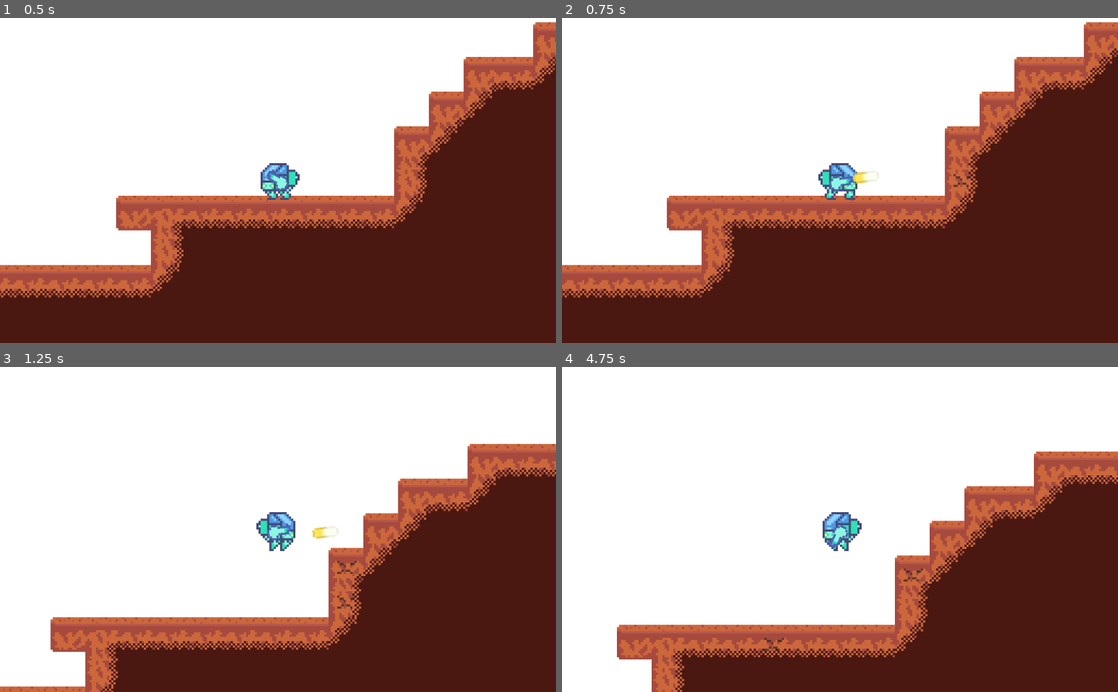
Above: before the commit, frames 1-4 (two rows, left to right).
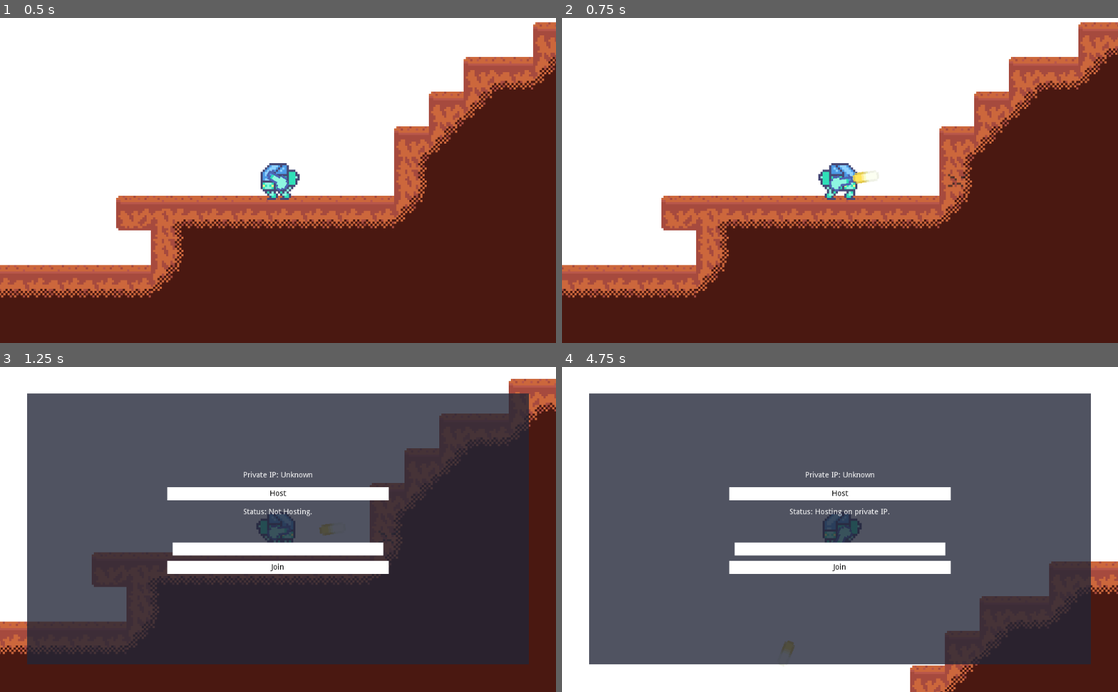
Above: after the commit, the same moments.

Repository: MichaelRRyan/Mecha-Miners
Game: Godot game, scene res://scenes/Gameplay.tscn
Two runs of this game, one before a commit and one after it. Both use one fixed random seed, a clock stepped at 60 frames per second and the inputs below.
Inputs (mouse positions are in pixels of both pictures, inside the frame that each line leads up to):
- Up to frame 1 (0.5 s): no input
- Up to frame 2 (0.75 s): tap Enter at 0.5 s; move the mouse to (962, 164) at 0.52 s; press the mouse at (962, 164) at 0.53 s; hold D (move_right) from 0.53 s (still down)
- Up to frame 3 (1.25 s): keep holding D (move_right); tap W (jump) at 0.77, 1.07 s; tap H (toggle_network_panel, bound only after the commit) at 0.8 s
- Up to frame 4 (4.75 s): release D (move_right) at 1.25 s; release the mouse at (962, 513) at 1.25 s; click (840, 493) at 1.25 s, where only the run after the commit has a clickable "Host"; click (840, 568) at 2 s, where only the run after the commit has a clickable "Join"; move the mouse to (728, 545) at 2.77 s; hold D (move_right) 2.78-3.53 s; tap H (toggle_network_panel, bound only after the commit) at 2.85, 4.55 s; tap W (jump) at 3.02, 3.05, 3.32, 4.52 s; move the mouse to (895, 458) at 3.52 s; hold A (move_left) 3.53-4.28 s; hold W (jump) 3.53-4.28 s; click (895, 458) at 3.8 s; move the mouse to (812, 594) at 4.27 s; hold D (move_right) from 4.28 s (still down); click (812, 594) at 4.35 s

Frame 1 is identical in both runs. In frame 2, 6.1% of the frame differs, in the area x 0-100%, y 1-87%; in frame 3, 75%; in frame 4, 78%, in the area x 4-100%, y 8-100%.
Error after the commit: Invalid call. Nonexistent function 'close_server' in base 'Node (Network.gd)'. (res://scripts/NetworkPanel.gd:47)

Commit message:
Added Basic LAN Multiplayer
* Added basic server code & UI for hosting & joining

* Modified server code and added method dividers to all files

* fixed minor issue

* Made the game create player instances for each connected player

* Added player movement syncing with networked players

* Added a missing assignment

* Fixed a negation issue

* Removed unnecessary function call and method

* Added syncing for animations and sprite flip

* Added gun rotation and position syncing across multiplayer

* Added a bullet manager and bullet syncing

Diff:
--- /dev/null
+++ b/Resources/StyleBoxes/StandardButton.tres
@@ -0,0 +1,8 @@
+[gd_resource type="StyleBoxFlat" format=2]
+
+[resource]
+bg_color = Color( 1, 1, 1, 1 )
+expand_margin_left = 10.0
+expand_margin_right = 10.0
+expand_margin_top = 5.0
+expand_margin_bottom = 5.0
--- a/project.godot
+++ b/project.godot
@@ -14,6 +14,10 @@
 config/description="Descend into the depths of volatile planets to claim the crypto treasures of its core before it explodes!"
 run/main_scene="res://scenes/Gameplay.tscn"
 config/icon="res://assets/images/icon.png"
+
+[autoload]
+
+Network="*res://scripts/Network.gd"
 
 [input]
 
@@ -37,6 +41,11 @@
 "events": [ Object(InputEventMouseButton,"resource_local_to_scene":false,"resource_name":"","device":-1,"alt":false,"sh …(213 unchanged characters)…
  ]
 }
+toggle_network_panel={
+"deadzone": 0.5,
+"events": [ Object(InputEventKey,"resource_local_to_scene":false,"resource_name":"","device":0,"alt":false,"shift":false,"control":false,"meta":false,"command":false,"pressed":false,"scancode":72,"unicode":0,"echo":false,"script":null)
+ ]
+}
 
 [physics]
 
--- /dev/null
+++ b/scenes/GUIManager.tscn
@@ -0,0 +1,107 @@
+[gd_scene load_steps=5 format=2]
+
+[ext_resource path="res://Resources/StyleBoxes/StandardButton.tres" type="StyleBox" id=1]
+[ext_resource path="res://scripts/NetworkPanel.gd" type="Script" id=2]
+
+[sub_resource type="StyleBoxFlat" id=1]
+bg_color = Color( 0.384314, 0.384314, 0.384314, 1 )
+expand_margin_left = 10.0
+expand_margin_right = 10.0
+expand_margin_top = 5.0
+expand_margin_bottom = 5.0
+
+[sub_resource type="StyleBoxFlat" id=2]
+bg_color = Color( 1, 1, 1, 1 )
+expand_margin_top = 5.0
+expand_margin_bottom = 5.0
+
+[node name="GUIManager" type="CanvasLayer"]
+pause_mode = 2
+
+[node name="NetworkPanel" type="ColorRect" parent="."]
+visible = false
+anchor_right = 1.0
+anchor_bottom = 1.0
+margin_left = 50.0
+margin_top = 49.2509
+margin_right = -50.0
+margin_bottom = -50.7491
+color = Color( 0.129412, 0.145098, 0.211765, 0.784314 )
+script = ExtResource( 2 )
+__meta__ = {
+"_edit_use_anchors_": false
+}
+
+[node name="Content" type="VBoxContainer" parent="NetworkPanel"]
+anchor_left = 0.5
+anchor_right = 0.5
+anchor_bottom = 1.0
+margin_left = -194.0
+margin_top = 144.0
+margin_right = 194.0
+margin_bottom = -120.0
+custom_constants/separation = 20
+__meta__ = {
+"_edit_use_anchors_": false
+}
+
+[node name="IPLabel" type="Label" parent="NetworkPanel/Content"]
+margin_right = 388.0
+margin_bottom = 14.0
+text = "Private IP: 127.0.0.1"
+align = 1
+
+[node name="HostButton" type="Button" parent="NetworkPanel/Content"]
+margin_top = 34.0
+margin_right = 388.0
+margin_bottom = 48.0
+custom_styles/hover = ExtResource( 1 )
+custom_styles/pressed = ExtResource( 1 )
+custom_styles/focus = ExtResource( 1 )
+custom_styles/disabled = SubResource( 1 )
+custom_styles/normal = ExtResource( 1 )
+custom_colors/font_color = Color( 0, 0, 0, 1 )
+text = "Host"
+
+[node name="HostingStatus" type="Label" parent="NetworkPanel/Content"]
+margin_top = 68.0
+margin_right = 388.0
+margin_bottom = 82.0
+text = "Status: Not Hosting."
+align = 1
+
+[node name="Spacing" type="Label" parent="NetworkPanel/Content"]
+margin_top = 102.0
+margin_right = 388.0
+margin_bottom = 116.0
+
+[node name="IPInput" type="LineEdit" parent="NetworkPanel/Content"]
+margin_top = 136.0
+margin_right = 388.0
+margin_bottom = 150.0
+custom_styles/normal = SubResource( 2 )
+custom_colors/font_color = Color( 0, 0, 0, 1 )
+align = 1
+
+[node name="JoinButton" type="Button" parent="NetworkPanel/Content"]
+margin_top = 170.0
+margin_right = 388.0
+margin_bottom = 184.0
+custom_styles/hover = ExtResource( 1 )
+custom_styles/pressed = ExtResource( 1 )
+custom_styles/focus = ExtResource( 1 )
+custom_styles/normal = ExtResource( 1 )
+custom_colors/font_color = Color( 0, 0, 0, 1 )
+text = "Join"
+
+[node name="InvalidIP" type="Label" parent="NetworkPanel/Content"]
+visible = false
+margin_top = 204.0
+margin_right = 388.0
+margin_bottom = 218.0
+custom_colors/font_color = Color( 1, 0.372549, 0.372549, 1 )
+text = "The entered IP is not valid."
+align = 1
+
+[connection signal="pressed" from="NetworkPanel/Content/HostButton" to="NetworkPanel" method="_on_HostButton_pressed"]
+[connection signal="pressed" from="NetworkPanel/Content/JoinButton" to="NetworkPanel" method="_on_JoinButton_pressed"]
--- a/scenes/Gameplay.tscn
+++ b/scenes/Gameplay.tscn
@@ -1,22 +1,29 @@
-[gd_scene load_steps=3 format=2]
+[gd_scene load_steps=6 format=2]
 
 [ext_resource path="res://scenes/Player.tscn" type="PackedScene" id=1]
 [ext_resource path="res://scenes/Terrain.tscn" type="PackedScene" id=2]
+[ext_resource path="res://scenes/GUIManager.tscn" type="PackedScene" id=3]
+[ext_resource path="res://scripts/BulletManager.gd" type="Script" id=4]
+[ext_resource path="res://scripts/Gameplay.gd" type="Script" id=5]
 
 [node name="Gameplay" type="Node2D"]
+script = ExtResource( 5 )
 
 [node name="Terrain" parent="." instance=ExtResource( 2 )]
 
-[node name="Player" parent="." instance=ExtResource( 1 )]
+[node name="Players" type="Node2D" parent="."]
+
+[node name="Player" parent="Players" instance=ExtResource( 1 )]
 position = Vector2( 90.4262, 116.708 )
-horizontal_movement/time_to_max_speed = 0.2
-horizontal_movement/time_to_full_stop = 0.2
 
-[node name="Camera2D" type="Camera2D" parent="Player"]
+[node name="Camera2D" type="Camera2D" parent="Players/Player"]
 scale = Vector2( 2, 2 )
 current = true
 zoom = Vector2( 0.25, 0.25 )
 
-[node name="BulletContainer" type="Node2D" parent="." groups=[
-"bullet_container",
+[node name="BulletManager" type="Node2D" parent="." groups=[
+"bullet_manager",
 ]]
+script = ExtResource( 4 )
+
+[node name="GUIManager" parent="." instance=ExtResource( 3 )]
--- a/scenes/Player.tscn
+++ b/scenes/Player.tscn
@@ -14,39 +14,39 @@
 
 [sub_resource type="AtlasTexture" id=3]
 atlas = ExtResource( 1 )
-region = Rect2( 64, 64, 32, 32 )
+region = Rect2( 0, 96, 32, 32 )
 
 [sub_resource type="AtlasTexture" id=4]
 atlas = ExtResource( 1 )
-region = Rect2( 64, 96, 32, 32 )
+region = Rect2( 32, 96, 32, 32 )
 
 [sub_resource type="AtlasTexture" id=5]
 atlas = ExtResource( 1 )
-region = Rect2( 32, 96, 32, 32 )
+region = Rect2( 64, 96, 32, 32 )
 
 [sub_resource type="AtlasTexture" id=6]
 atlas = ExtResource( 1 )
-region = Rect2( 0, 96, 32, 32 )
+region = Rect2( 96, 96, 32, 32 )
 
 [sub_resource type="AtlasTexture" id=7]
 atlas = ExtResource( 1 )
-region = Rect2( 96, 96, 32, 32 )
+region = Rect2( 64, 96, 32, 32 )
 
 [sub_resource type="AtlasTexture" id=8]
 atlas = ExtResource( 1 )
-region = Rect2( 0, 96, 32, 32 )
+region = Rect2( 32, 96, 32, 32 )
 
 [sub_resource type="AtlasTexture" id=9]
 atlas = ExtResource( 1 )
-region = Rect2( 32, 96, 32, 32 )
+region = Rect2( 0, 96, 32, 32 )
 
 [sub_resource type="AtlasTexture" id=10]
 atlas = ExtResource( 1 )
-region = Rect2( 64, 96, 32, 32 )
+region = Rect2( 96, 96, 32, 32 )
 
 [sub_resource type="AtlasTexture" id=11]
 atlas = ExtResource( 1 )
-region = Rect2( 96, 96, 32, 32 )
+region = Rect2( 64, 64, 32, 32 )
 
 [sub_resource type="SpriteFrames" id=12]
 animations = [ {
@@ -55,20 +55,20 @@
 "name": "idle",
 "speed": 5.0
 }, {
-"frames": [ SubResource( 3 ) ],
+"frames": [ SubResource( 3 ), SubResource( 4 ), SubResource( 5 ), SubResource( 6 ) ],
 "loop": true,
-"name": "jump",
-"speed": 5.0
+"name": "walk",
+"speed": 10.0
 }, {
-"frames": [ SubResource( 4 ), SubResource( 5 ), SubResource( 6 ), SubResource( 7 ) ],
+"frames": [ SubResource( 7 ), SubResource( 8 ), SubResource( 9 ), SubResource( 10 ) ],
 "loop": true,
 "name": "walk_reversed",
 "speed": 10.0
 }, {
-"frames": [ SubResource( 8 ), SubResource( 9 ), SubResource( 10 ), SubResource( 11 ) ],
+"frames": [ SubResource( 11 ) ],
 "loop": true,
-"name": "walk",
-"speed": 10.0
+"name": "jump",
+"speed": 5.0
 } ]
 
 [node name="Player" type="KinematicBody2D"]
--- a/scripts/Bullet.gd
+++ b/scripts/Bullet.gd
@@ -7,11 +7,13 @@
 var start_position = Vector2.ZERO
 
 
+# -----------------------------------------------------------------------------
 func _ready():
 	velocity = Vector2(cos(rotation), sin(rotation)) * speed
 	start_position = position
 
 
+# -----------------------------------------------------------------------------
 func _physics_process(_delta):
 	var _result = move_and_slide(velocity)
 
@@ -43,3 +45,6 @@
 
 	if (start_position - position).length_squared() > max_distance * max_distance:
 		queue_free()
+
+
+# -----------------------------------------------------------------------------
--- /dev/null
+++ b/scripts/BulletManager.gd
@@ -0,0 +1,28 @@
+extends Node2D
+
+onready var BulletScene = preload("res://scenes/Bullet.tscn")
+
+var number_of_local_bullets = 0
+
+
+# -----------------------------------------------------------------------------
+remote func create_bullet(_position, _rotation, _z_index, bullet_name = null):
+	var bullet = BulletScene.instance()
+
+	bullet.position = _position
+	bullet.rotation = _rotation
+	bullet.z_index = _z_index
+
+	if Network.is_online:
+		if not bullet_name:
+			var id = get_tree().get_network_unique_id()
+			bullet_name = str(id) + str(number_of_local_bullets)
+			rpc("create_bullet", _position, _rotation, _z_index, bullet_name)
+
+		bullet.set_name(bullet_name)
+		bullet.set_network_master(Network.SERVER_ID)
+
+	add_child(bullet)
+
+
+# -----------------------------------------------------------------------------
--- /dev/null
+++ b/scripts/Gameplay.gd
@@ -0,0 +1,52 @@
+extends Node2D
+
+onready var PlayerScene = preload("res://scenes/Player.tscn")
+
+
+# -----------------------------------------------------------------------------
+func _ready():
+	Network.connect("player_connected", self, "_on_player_connected")
+	Network.connect("player_disconnected", self, "_on_player_disconnected")
+	Network.connect("connection_succeeded", self, "_on_connection_succeeded")
+	Network.connect("server_opened", self, "_on_server_opened")
+
+
+# -----------------------------------------------------------------------------
+func _on_player_connected(peer_id):
+	create_player(peer_id)
+
+
+# -----------------------------------------------------------------------------
+func _on_player_disconnected(peer_id):
+	var player = $Players.get_node(str(peer_id))
+	if player: player.queue_free()
+
+
+# -----------------------------------------------------------------------------
+func _on_connection_succeeded():
+	setup_player_for_network()
+
+
+# -----------------------------------------------------------------------------
+func _on_server_opened():
+	setup_player_for_network()
+
+
+# -----------------------------------------------------------------------------
+func setup_player_for_network():
+	var player = $Players.get_node("Player")
+	if player:
+		var id = get_tree().get_network_unique_id()
+		player.set_name(str(id))
+		player.set_network_master(id)
+
+
+# -----------------------------------------------------------------------------
+func create_player(peer_id):
+	var player = PlayerScene.instance()
+	player.set_name(str(peer_id))
+	player.set_network_master(peer_id)
+	$Players.add_child(player)
+
+
+# -----------------------------------------------------------------------------
--- a/scripts/Gun.gd
+++ b/scripts/Gun.gd
@@ -1,26 +1,27 @@
 extends Sprite
 
-onready var BulletScene = preload("res://scenes/Bullet.tscn")
-
 export var cooldown = 0.15
-var bullet_container = null
+var bullet_manager = null
 
 
+# -----------------------------------------------------------------------------
 func _ready():
-	var containers = get_tree().get_nodes_in_group("bullet_container")
-	if containers and not containers.empty():
-		bullet_container = containers[0]
+	var managers = get_tree().get_nodes_in_group("bullet_manager")
+	if managers and not managers.empty():
+		bullet_manager = managers[0]
 
 
+# -----------------------------------------------------------------------------
 func shoot():
-	# If there's a reference to a bullet container and cooldown has expired.
-	if bullet_container and $CooldownTimer.is_stopped():
+	# If there's a reference to a bullet manager and cooldown has expired.
+	if bullet_manager and $CooldownTimer.is_stopped():
 
-		var bullet = BulletScene.instance()
+		bullet_manager.create_bullet(
+			$Tip.global_position,
+			$Tip.global_rotation,
+			z_index - 1)
 
-		bullet.rotation = $Tip.global_rotation
-		bullet.position = $Tip.global_position
-		bullet.z_index = z_index - 1
+		$CooldownTimer.start(cooldown)
 
-		bullet_container.add_child(bullet)
-		$CooldownTimer.start(cooldown)
+
+# -----------------------------------------------------------------------------
--- a/scripts/Jetpack.gd
+++ b/scripts/Jetpack.gd
@@ -7,16 +7,19 @@
 var flying_last_frame = false
 
 
+# -----------------------------------------------------------------------------
 func _ready():
 	# Tries to the equip the jetpack to the parent.
 	equip(get_parent())
 
 
+# -----------------------------------------------------------------------------
 func _physics_process(_delta):
 	flying_last_frame = flying
 	flying = false
 
 
+# -----------------------------------------------------------------------------
 func equip(equiper : Node2D):
 	# Sets the equiper as the jetpack holder if it has the necessary method.
 	if equiper and equiper.has_method("accelerate"):
@@ -24,11 +27,16 @@
 		process_priority = equiper.process_priority - 1
 
 
+# -----------------------------------------------------------------------------
 func activate(delta):
 	if holder:
 		holder.accelerate(Vector2(0.0, -acceleration * delta))
 		flying = true
 
 
+# -----------------------------------------------------------------------------
 func is_flying():
 	return flying or flying_last_frame
+
+
+# -----------------------------------------------------------------------------
--- /dev/null
+++ b/scripts/Network.gd
@@ -0,0 +1,97 @@
+extends Node
+
+signal player_connected(peer_id)
+signal player_disconnected(peer_id)
+signal connection_succeeded
+signal server_opened
+
+
+const SERVER_ID = 1
+
+enum State {
+	Offline,
+	Connecting,
+	Connected,
+	Hosting
+}
+
+var state = State.Offline
+
+var network = NetworkedMultiplayerENet.new()
+var port = 1909
+var max_players = 50
+var is_online = false # Stored as an alternative to state for quick checks.
+
+
+# -----------------------------------------------------------------------------
+func _ready():
+	network.connect("peer_connected", self, "_peer_connected")
+	network.connect("peer_disconnected", self, "_peer_disconnected")
+	network.connect("connection_succeeded", self, "_on_connection_succeeded")
+	network.connect("connection_failed", self, "_on_connection_failed")
+
+
+# -----------------------------------------------------------------------------
+
+# =========================== HOST FUNCTIONALITY ============================
+
+# -----------------------------------------------------------------------------
+func start_server():
+	if state == State.Offline:
+		network.create_server(port, max_players)
+		get_tree().set_network_peer(network)
+		state = State.Hosting
+		emit_signal("server_opened")
+		print("Server Started")
+		is_online = true
+
+
+# -----------------------------------------------------------------------------
+func close_connection():
+	if state == State.Hosting or state == State.Connected:
+		network.close_connection()
+		state = State.Offline
+		is_online = false
+
+
+# -----------------------------------------------------------------------------
+func _peer_connected(peer_id):
+	# TODO: Create player instance.
+	emit_signal("player_connected", peer_id)
+	print("Peer " + str(peer_id) + " Connected")
+
+
+# -----------------------------------------------------------------------------
+func _peer_disconnected(peer_id):
+	# TODO: Remove player instance.
+	emit_signal("player_disconnected", peer_id)
+	print("Peer " + str(peer_id) + " Disconnected")
+
+
+# -----------------------------------------------------------------------------
+
+# =========================== CLIENT FUNCTIONALITY ============================
+
+# -----------------------------------------------------------------------------
+func connect_to_server(ip : String):
+	if state == State.Offline:
+		network.create_client(ip, port)
+		get_tree().set_network_peer(network)
+		state = State.Connecting
+
+
+# -----------------------------------------------------------------------------
+func _on_connection_succeeded():
+	state = State.Connected
+	emit_signal("connection_succeeded")
+	print("Succesfully Connected")
+	is_online = true
+
+
+# -----------------------------------------------------------------------------
+func _on_connection_failed():
+	state = State.Offline
+	print("Failed to Connect")
+
+
+# -----------------------------------------------------------------------------
--- /dev/null
+++ b/scripts/NetworkPanel.gd
@@ -0,0 +1,55 @@
+extends ColorRect
+
+
+# -----------------------------------------------------------------------------
+func _ready():
+	var ip_adress : String = "Unknown"
+
+	if OS.has_feature("Windows"):
+		if OS.has_environment("COMPUTERNAME"):
+			ip_adress =  IP.resolve_hostname(str(OS.get_environment("COMPUTERNAME")),1)
+	elif OS.has_feature("X11"):
+		if OS.has_environment("HOSTNAME"):
+			ip_adress =  IP.resolve_hostname(str(OS.get_environment("HOSTNAME")),1)
+	elif OS.has_feature("OSX"):
+		if OS.has_environment("HOSTNAME"):
+			ip_adress =  IP.resolve_hostname(str(OS.get_environment("HOSTNAME")),1)
+
+	$Content/IPLabel.text = "Private IP: " + ip_adress
+
+
+# -----------------------------------------------------------------------------
+func _input(event):
+	if event is InputEventKey:
+		if event.is_action_pressed("toggle_network_panel"):
+			visible = !visible
+			get_tree().paused = visible
+
+
+# -----------------------------------------------------------------------------
+func _on_HostButton_pressed():
+	# If we're already hosting, do nothing.
+	if Network.state == Network.State.Hosting: return
+
+	# If we're not offline, close the connection first.
+	if Network.state != Network.State.Offline:
+		Network.close_connection()
+
+	Network.start_server()
+	$Content/HostingStatus.text = "Status: Hosting on private IP."
+
+
+# -----------------------------------------------------------------------------
+func _on_JoinButton_pressed():
+	if Network.state == Network.State.Connecting: return
+
+	if Network.state != Network.State.Offline:
+		Network.close_server()
+
+	if $Content/IPInput.text.is_valid_ip_address():
+		Network.connect_to_server($Content/IPInput.text)
+	else:
+		$Content/InvalidIP.show()
+
+
+# -----------------------------------------------------------------------------
--- a/scripts/Player.gd
+++ b/scripts/Player.gd
@@ -15,6 +15,22 @@
 var jump_speed = 0.0
 var gravity_acceleration = 0.0
 var velocity = Vector2.ZERO
+
+var animation_id = 0
+
+enum AnimationName {
+	Idle = 0,
+	Jump = 1,
+	Walk = 2,
+	WalkReversed = 3
+}
+
+var animation_names = [
+	"idle",
+	"jump",
+	"walk",
+	"walk_reversed"
+]
 
 # -- Param Map --
 var params = {
@@ -27,6 +43,7 @@
 
 
 # -- Handle Public Properties --
+# -----------------------------------------------------------------------------
 func _set(property, value):
 	if params.has(property):
 		params[property] = value
@@ -50,11 +67,13 @@
 		return true
 
 
+# -----------------------------------------------------------------------------
 func _get(property):
 	if params.has(property):
 		return params[property]
 
 
+# -----------------------------------------------------------------------------
 func _get_property_list():
 	return [
 		{ name = "horizontal_movement/max_speed", type = TYPE_REAL },
@@ -65,10 +84,16 @@
 	]
 
 
+# -----------------------------------------------------------------------------
 func _physics_process(delta):
+	# Don't process if in the editor.
 	if Engine.editor_hint:
 		return
 
+	# Don't process if online and not the network master, is updated instead.
+	if Network.is_online and not is_network_master():
+		return
+
 	__handle_vertical_movement(delta)
 	__handle_horizontal_movement(delta)
 
@@ -78,8 +103,10 @@
 	velocity = move_and_slide(velocity, Vector2.UP)
 
 	__handle_interacton()
-
-
+	__handle_network_syncing()
+
+
+# -----------------------------------------------------------------------------
 func __handle_vertical_movement(delta):
 
 	# Add the gravity acceleration to velocity.
@@ -99,6 +126,7 @@
 		$Jetpack.activate(delta)
 
 
+# -----------------------------------------------------------------------------
 func __handle_horizontal_movement(delta):
 
 	# Get the horizontal input.
@@ -112,9 +140,9 @@
 
 		# Play the appropriate no movement animation.
 		if is_on_floor():
-			$AnimatedSprite.play("idle")
+			__set_animation(AnimationName.Idle)
 		else:
-			$AnimatedSprite.play("jump")
+			__set_animation(AnimationName.Jump)
 
 	# If there is input.
 	else:
@@ -127,34 +155,70 @@
 			var reversed = sign(dir_to_mouse) != sign(direction)
 
 			if reversed:
-				$AnimatedSprite.play("walk_reversed")
+				__set_animation(AnimationName.WalkReversed)
 			else:
-				$AnimatedSprite.play("walk")
+				__set_animation(AnimationName.Walk)
 		else:
-			$AnimatedSprite.play("jump")
+			__set_animation(AnimationName.Jump)
 
 	# Clamps the horizontal movement to the max speed.
 	if abs(velocity.x) > max_speed:
 		velocity.x = max_speed * sign(velocity.x)
 
 
+# -----------------------------------------------------------------------------
 func __handle_sprite_flip():
 	var dir_to_mouse = get_global_mouse_position().x - global_position.x
 	$AnimatedSprite.flip_h = dir_to_mouse < 0.0
 
 
+# -----------------------------------------------------------------------------
 func __handle_interacton():
 	var direction_to_mouse = (get_global_mouse_position() - position).normalized()
 	var angle = atan2(direction_to_mouse.y, direction_to_mouse.x)
 
 	var flip = direction_to_mouse.x < 0.0
-	$Gun.scale.x = sign(direction_to_mouse.x)
-	$Gun.position.x = abs($Gun.position.x) * -sign(direction_to_mouse.x)
+	var dir_sign = sign(direction_to_mouse.x)
+	if dir_sign == 0: dir_sign = 1
+	$Gun.scale.x = dir_sign
+	$Gun.position.x = abs($Gun.position.x) * -dir_sign
 	$Gun.rotation = angle - (deg2rad(180.0) if flip else 0.0)
 
 	if Input.is_action_pressed("shoot"):
 		$Gun.shoot()
 
 
+# -----------------------------------------------------------------------------
+func __handle_network_syncing():
+	if Network.is_online: rpc_unreliable("set_puppet_state", {
+		position = position,
+		flip_h = $AnimatedSprite.flip_h,
+		animation_id = animation_id,
+		gun_scale_x = $Gun.scale.x,
+		gun_position_x = $Gun.position.x,
+		gun_rotation = $Gun.rotation
+	})
+
+
+# -----------------------------------------------------------------------------
+func __set_animation(id):
+	animation_id = id
+	$AnimatedSprite.play(animation_names[id])
+
+
+# -----------------------------------------------------------------------------
 func accelerate(_acceleration : Vector2):
 	velocity += _acceleration
+
+
+# -----------------------------------------------------------------------------
+puppet func set_puppet_state(state):
+	position = state.position
+	$AnimatedSprite.flip_h = state.flip_h
+	__set_animation(state.animation_id)
+	$Gun.scale.x = state.gun_scale_x
+	$Gun.position.x = state.gun_position_x
+	$Gun.rotation = state.gun_rotation
+
+
+# -----------------------------------------------------------------------------
--- a/scripts/Terrain.gd
+++ b/scripts/Terrain.gd
@@ -22,6 +22,7 @@
 var damaged_tiles = {}
 
 
+# -----------------------------------------------------------------------------
 func _physics_process(_delta):
 	var deletion_queue = []
 
@@ -46,6 +47,7 @@
 		damaged_tiles.erase(tile_position)
 
 
+# -----------------------------------------------------------------------------
 func damage_tile(tile_position : Vector2, damage : float):
 	# If the tile is not empty.
 	var tile_type = get_cellv(tile_position)
@@ -78,8 +80,12 @@
 			__set_damage_indicator(tile_position)
 
 
+# -----------------------------------------------------------------------------
 func __set_damage_indicator(tile_position : Vector2):
 	var tile_type = get_cellv(tile_position)
 	var damage = damaged_tiles[tile_position].damage
 	var damage_stage = floor(damage / MAX_TILE_HEALTHS[tile_type] * DAMAGE_STAGES)
 	$DamageIndicators.set_cellv(tile_position, damage_stage)
+
+
+# -----------------------------------------------------------------------------
